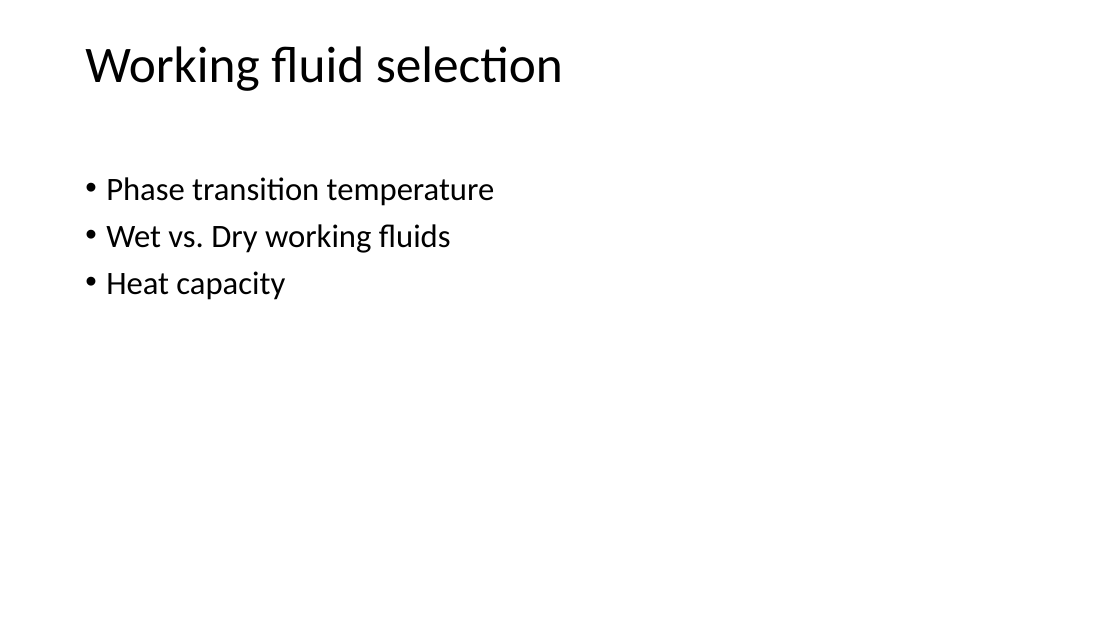
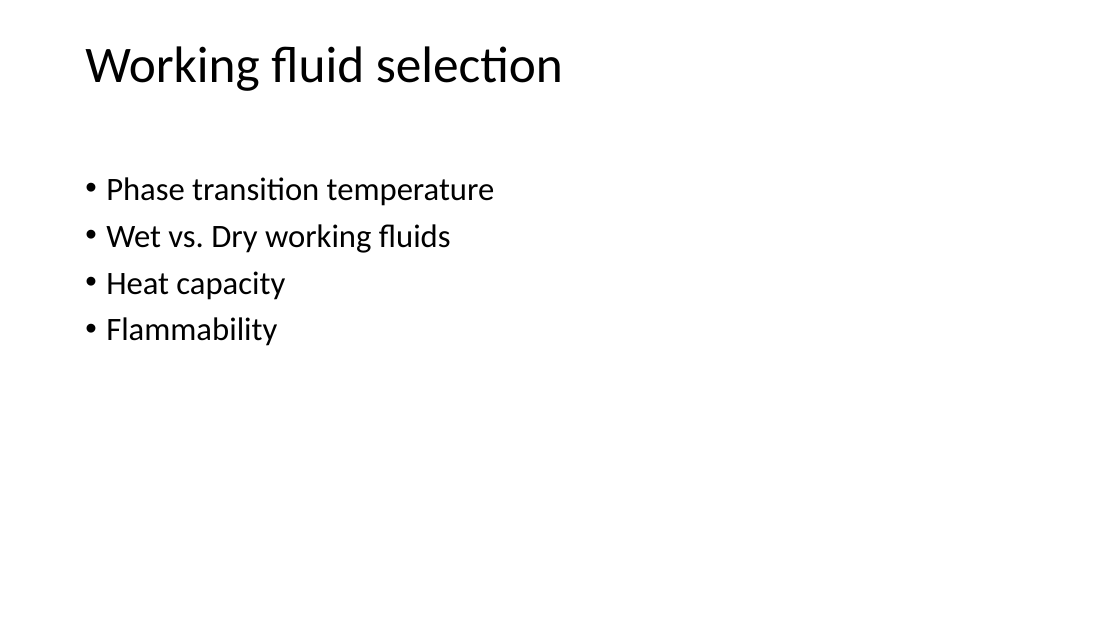
Before and after one commit to gmclapp/Masters_Thesis, a slide deck: slide 14 of Final/Project defense presentation.pptx. Drawn at 1120x630 pixels with LibreOffice and Linux fonts; fonts in the diff are those of the drawing; background and template pictures are left out. Boxes give left, top, right and bottom in pixels: in the first picture for what was removed or moved away, otherwise in the second. Text is boxed around its words. In the diff, an @@ line names an element or a change of style, - is before the commit and + after.

```diff
--- a/Final/Project defense presentation.pptx
+++ b/Final/Project defense presentation.pptx
@@ text at box(106, 317, 277, 346): paragraph added @@
+• Flammability
```
Also in this commit, not shown: 1 other slide changed, 2 slides added, 1 other file.
